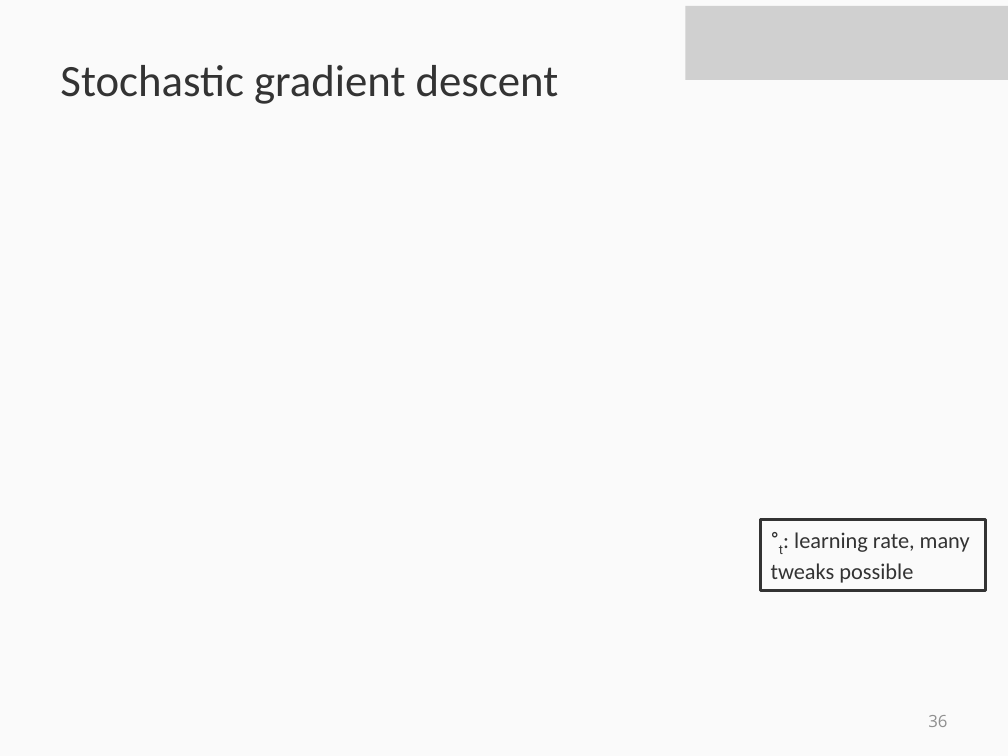
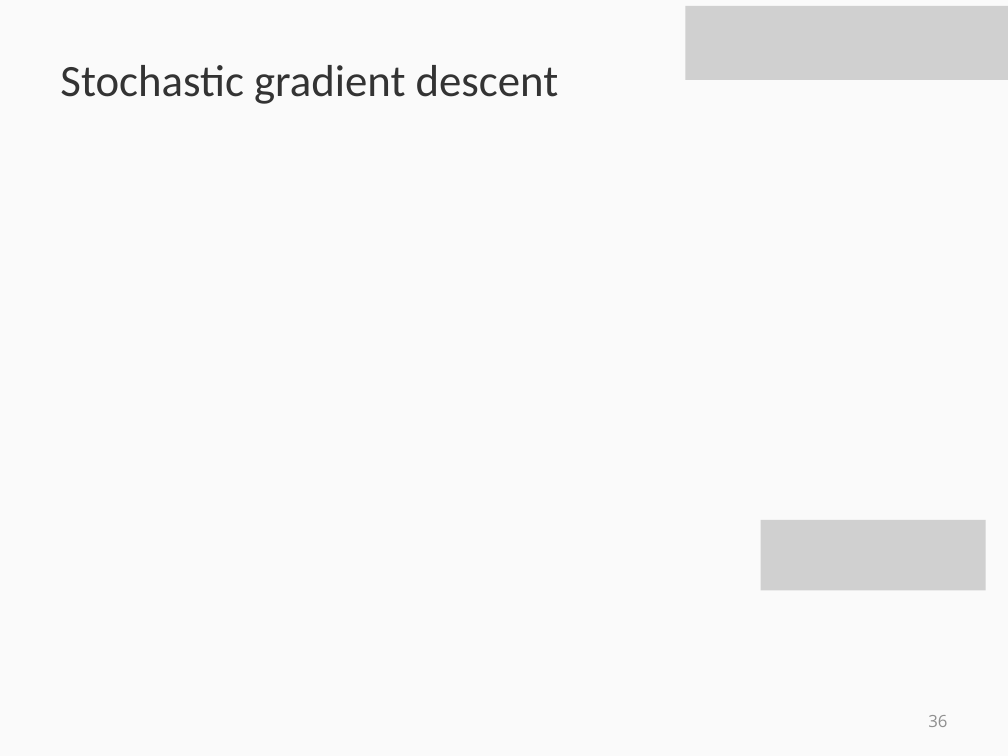
Before and after one commit to svivek/structured-prediction, a slide deck: slide 36 of slides/review/review.pptx. Drawn at 1008x756 pixels with LibreOffice and Linux fonts; fonts in the diff are those of the drawing; grey boxes stand for pictures. Boxes give left, top, right and bottom in pixels: in the first picture for what was removed or moved away, otherwise in the second. Text is boxed around its words. In the diff, an @@ line names an element or a change of style, - is before the commit and + after.

```diff
--- a/slides/review/review.pptx
+++ b/slides/review/review.pptx
@@ rectangle removed at (761,520,986,591) @@
-°t: learning rate, many tweaks possible
@@ picture added at (761,520,986,591) @@
```
Also in this commit, not shown: 4 other slides changed, 2 slides added, 2 slides removed, 3 other files.
